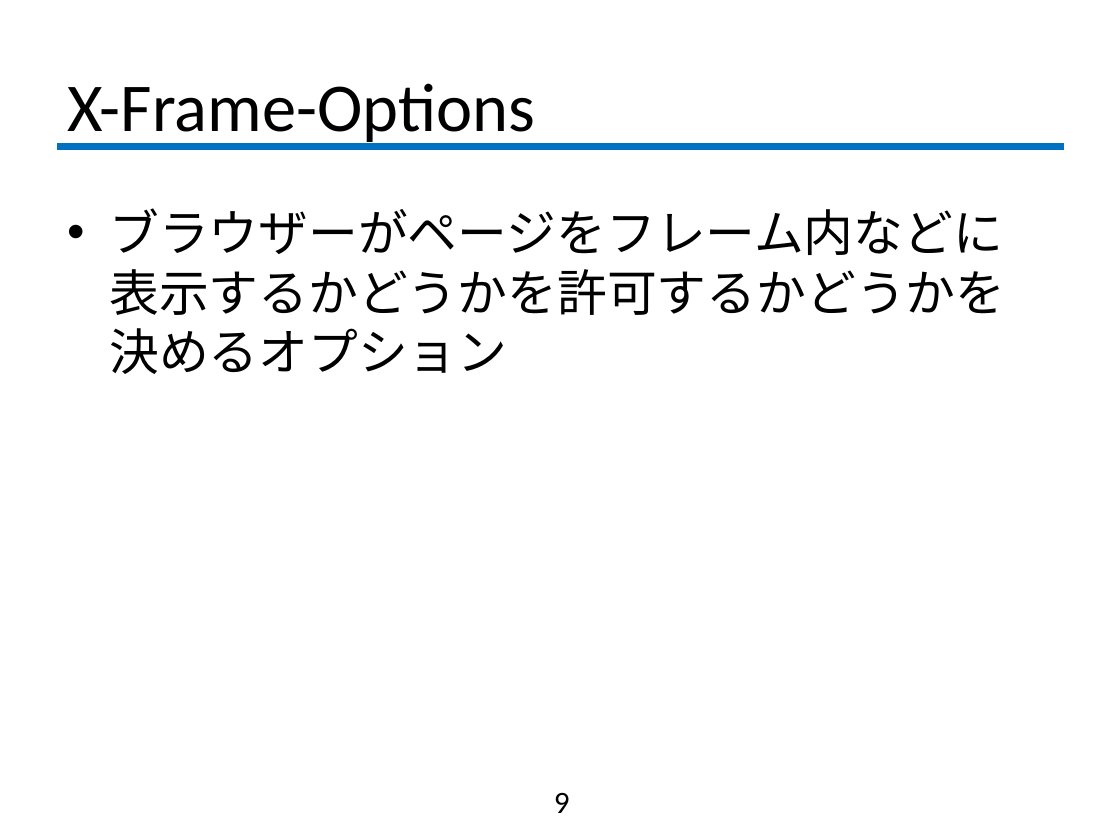
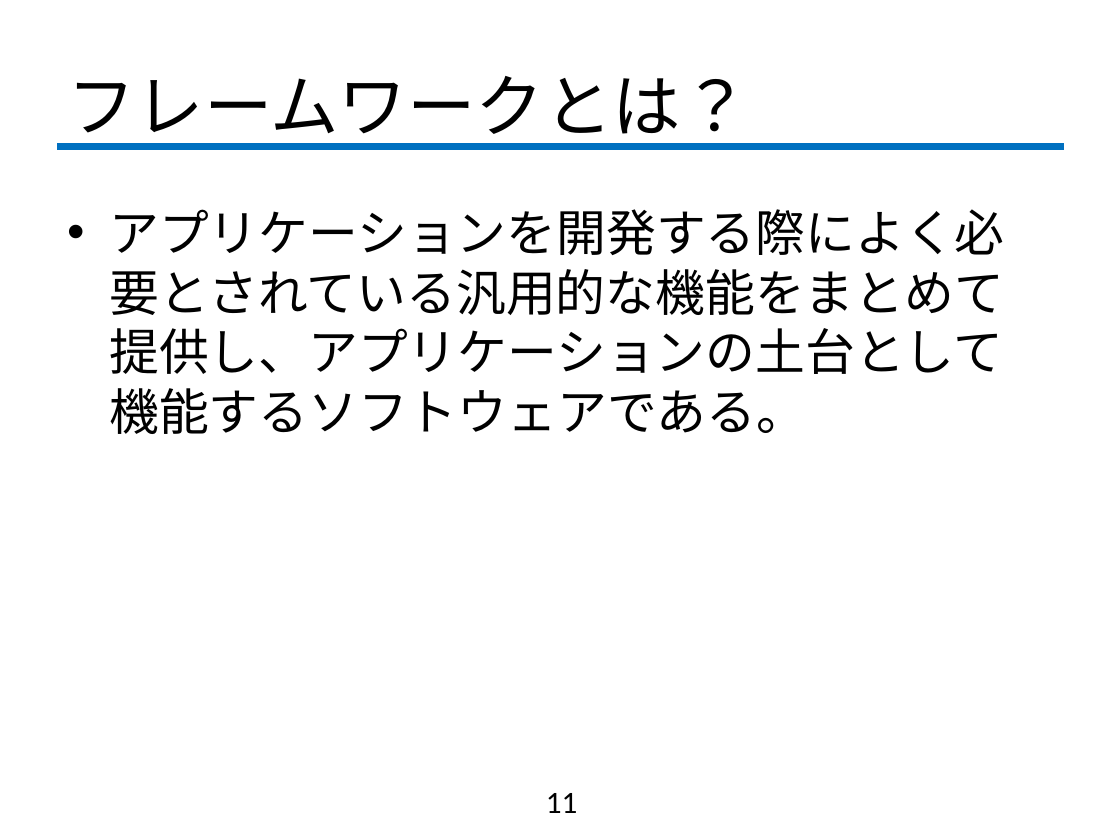
Before and after one commit to fujiLabo/fuji_simu, a slide deck: slide 11 of 中間発表.pptx (slide 9 before the commit). Drawn at 1120x840 pixels with LibreOffice and Linux fonts; fonts in the diff are those of the drawing; background and template pictures are left out. Boxes give left, top, right and bottom in pixels: in the first picture for what was removed or moved away, otherwise in the second. Text is boxed around its words. In the diff, an @@ line names an element or a change of style, - is before the commit and + after.

```diff
--- a/中間発表.pptx
+++ b/中間発表.pptx
@@ title at [67, 76, 749, 148]: text changed @@
-X-Frame-Options
+フレームワークとは？
@@ text at [109, 209, 1004, 434]: text changed @@
-• ブラウザーがページをフレーム内などに表示するかどうかを許可するかどうかを決めるオプション
+• アプリケーションを開発する際によく必要とされている汎用的な機能をまとめて提供し、アプリケーションの土台として機能するソフトウェアである。
@@ page number at [546, 793, 578, 813]: text changed @@
-9
+11
```
Also in this commit, not shown: 5 other slides changed, 9 slides added, 1 slide removed.
